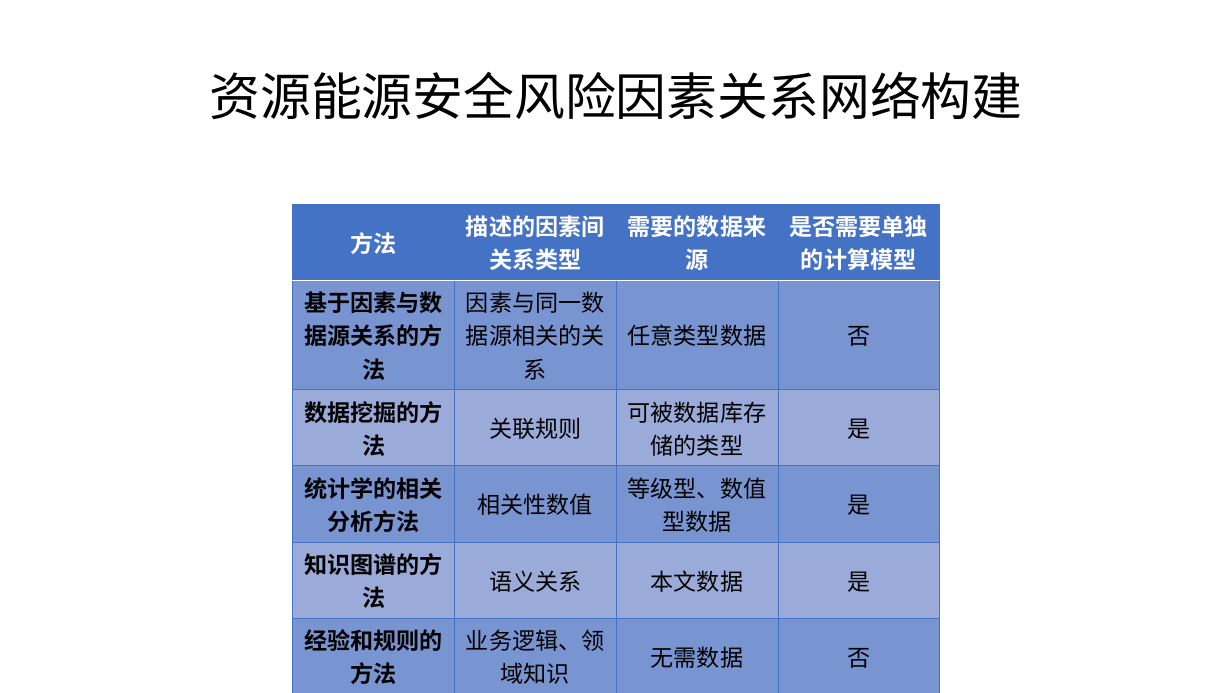
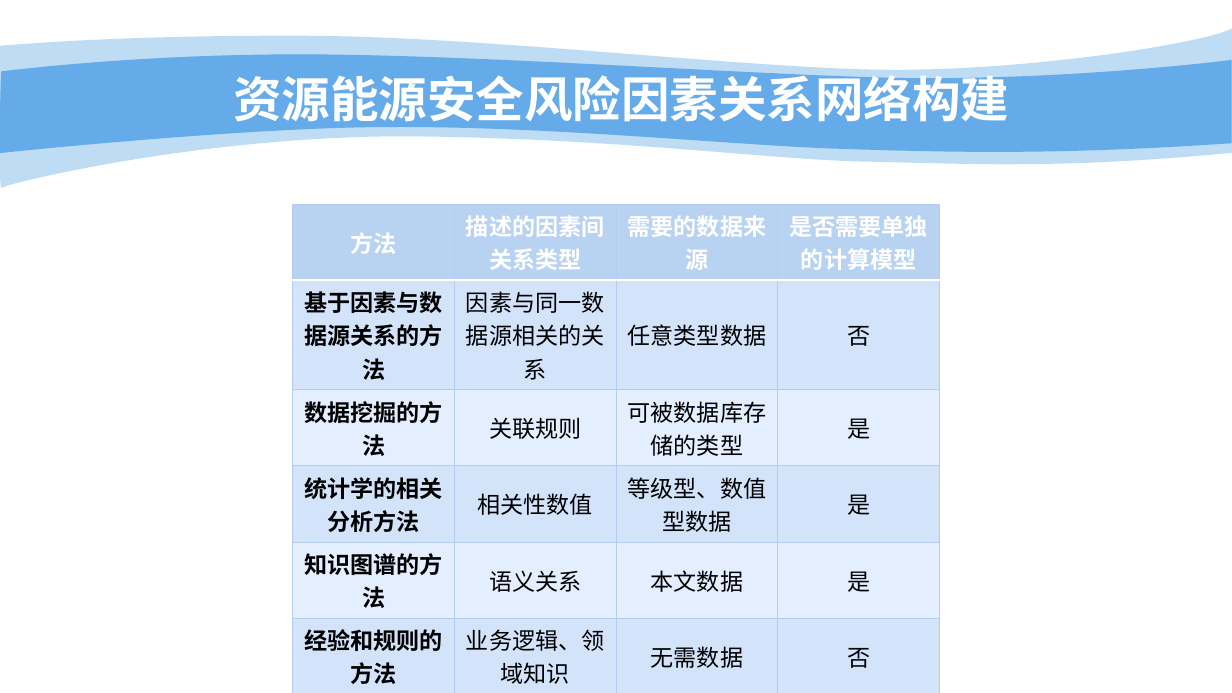
Before and after one commit to bwriteLeaf/writing, a slide deck: slide 84 of 报告写作/2018-3-8汇报ppt.pptx (slide 79 before the commit). Drawn at 1232x693 pixels with LibreOffice and Linux fonts; fonts in the diff are those of the drawing; background and template pictures are left out. Boxes give left, top, right and bottom in pixels: in the first picture for what was removed or moved away, otherwise in the second. Text is boxed around its words. In the diff, an @@ line names an element or a change of style, - is before the commit and + after.

```diff
--- a/报告写作/2018-3-8汇报ppt.pptx
+++ b/报告写作/2018-3-8汇报ppt.pptx
@@ freeform shape added at (0, 29, 1232, 192), fill #65AAE9 at 41% opacity @@
@@ freeform shape added at (0, 54, 1232, 155), fill #65AAE9 @@
@@ title "资源能源安全风险因素关系网络构建": place and size @@
-title "资源能源安全风险因素关系网络构建" at (209, 71, 1022, 119)
+title "资源能源安全风险因素关系网络构建" at (233, 68, 1009, 129)
@@ title "资源能源安全风险因素关系网络构建" at (233, 68, 1009, 129): size 39.6 to 37.8 pt, font Calibri to Noto Sans CJK SC, text colour #000000 to #FFFFFF, bold on; line spacing 0.9 to 1 @@
@@ table at (293, 204, 940, 688) @@
@@ fill #4472C4 to #B8D2F2 in row 1 @@
@@ fill #4472C4 at 40% opacity to #B8D2F2 at 40% opacity in 12 cells @@
@@ font Calibri to Arial @@
@@ borders changed @@
```
Also in this commit, not shown: 78 other slides changed, 5 slides added.
